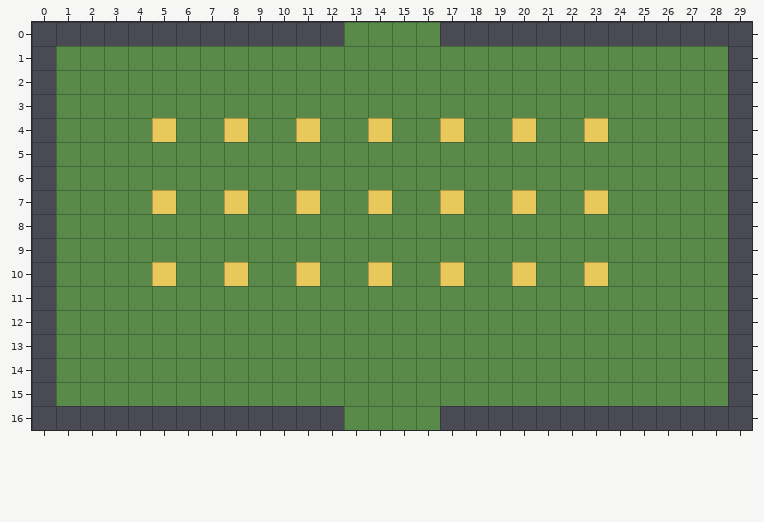
A Tiled map gets an edit: assets/maps/garden.tmx. The picture above is the old version.
Cells are 32x32 px. Shown: x 0..29, y 0..16.
After the commit:
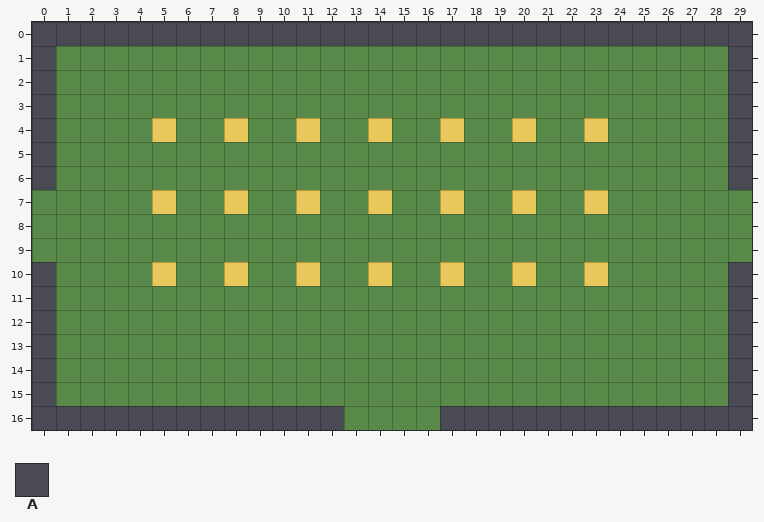
Key: from "realm-tiles": A 1.
_ is an empty cell, . an unchanged one.
Changes in this commit:
--- layer "wall"
@@ x 13..16 @@
- 0 ____
+ 0 AAAA
@@ x 0..29 @@
- 7 A............................A
- 8 A............................A
- 9 A............................A
+ 7 _............................_
+ 8 _............................_
+ 9 _............................_
Where, in picture pixels (left, top, right, bottom), the same in both pictures:
added: (344, 22, 440, 46)
removed: (32, 190, 56, 262)
removed: (728, 190, 752, 262)
